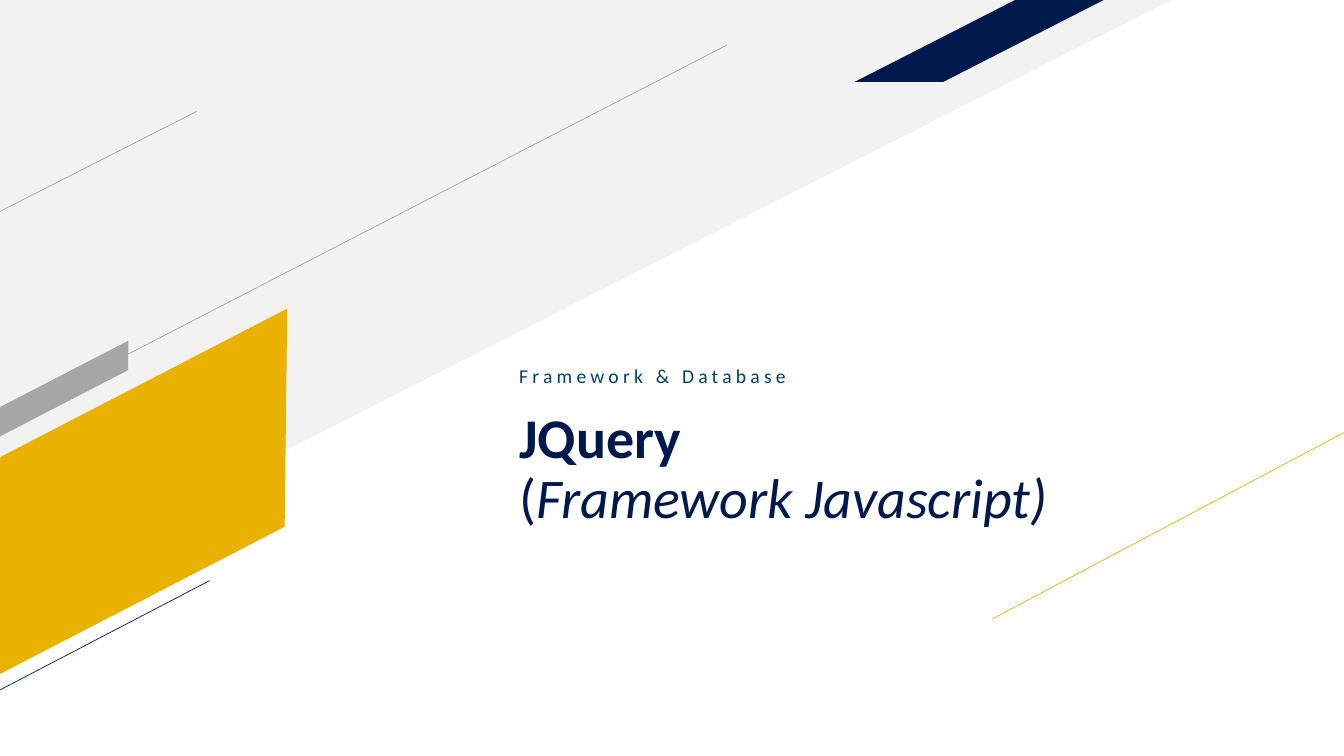
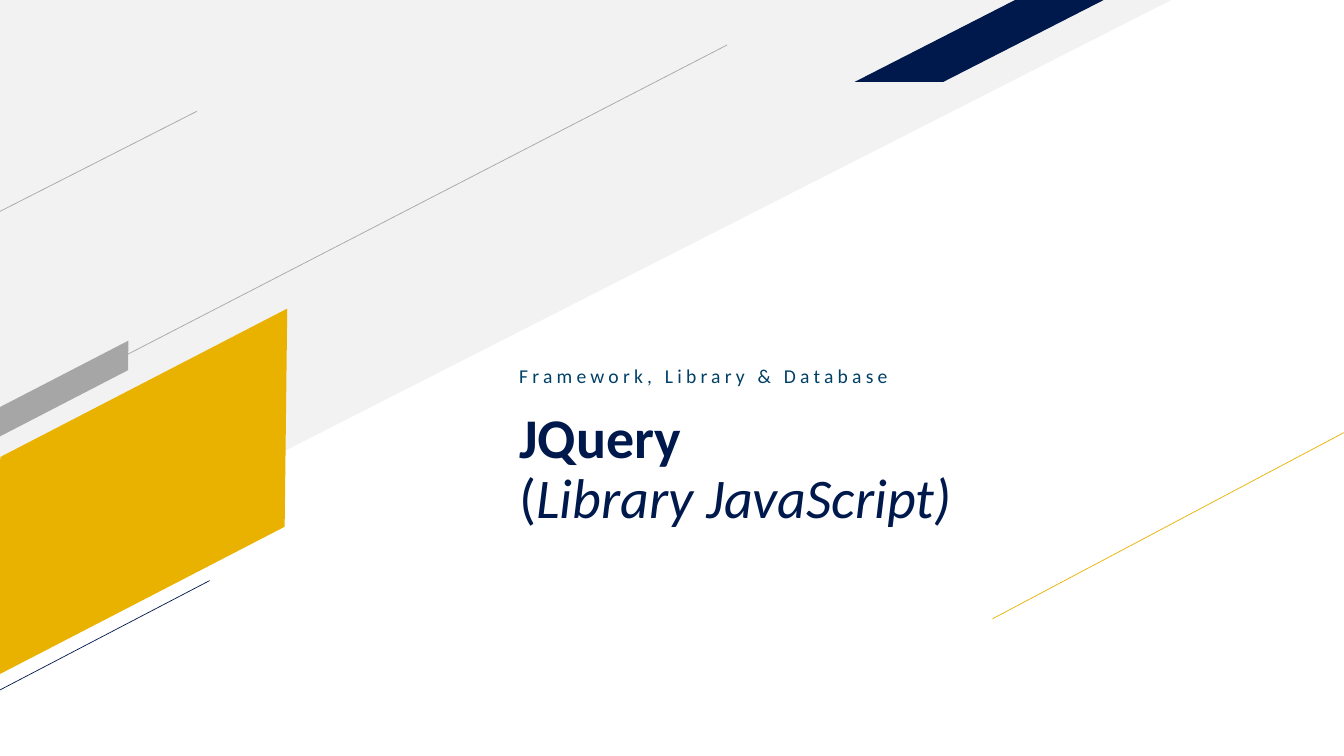
Before and after one commit to adityadees/Unsri-Mengajar-Laravel, a slide deck: slide 48 of Slide 1 - Introduction.pptx (slide 39 before the commit). Drawn at 1344x756 pixels with LibreOffice and Linux fonts; fonts in the diff are those of the drawing. Boxes give left, top, right and bottom in pixels: in the first picture for what was removed or moved away, otherwise in the second. Text is boxed around its words. In the diff, an @@ line names an element or a change of style, - is before the commit and + after.

```diff
--- a/Slide 1 - Introduction.pptx
+++ b/Slide 1 - Introduction.pptx
@@ text at (519,369,888,386): text changed @@
-Framework & Database
+Framework, Library & Database
@@ title at (519,421,951,527): text changed @@
-JQuery
-(Framework Javascript)
+JQuery
+(Library JavaScript)
```
Also in this commit, not shown: 17 other slides changed, 23 slides added, 5 slides removed.
